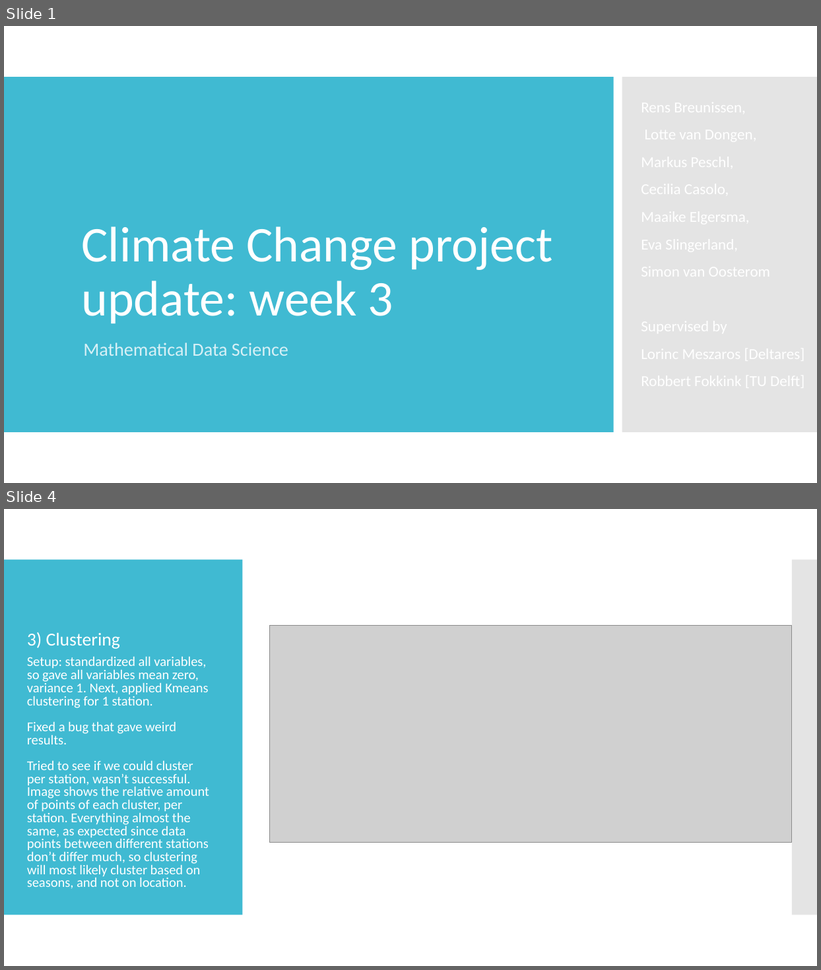
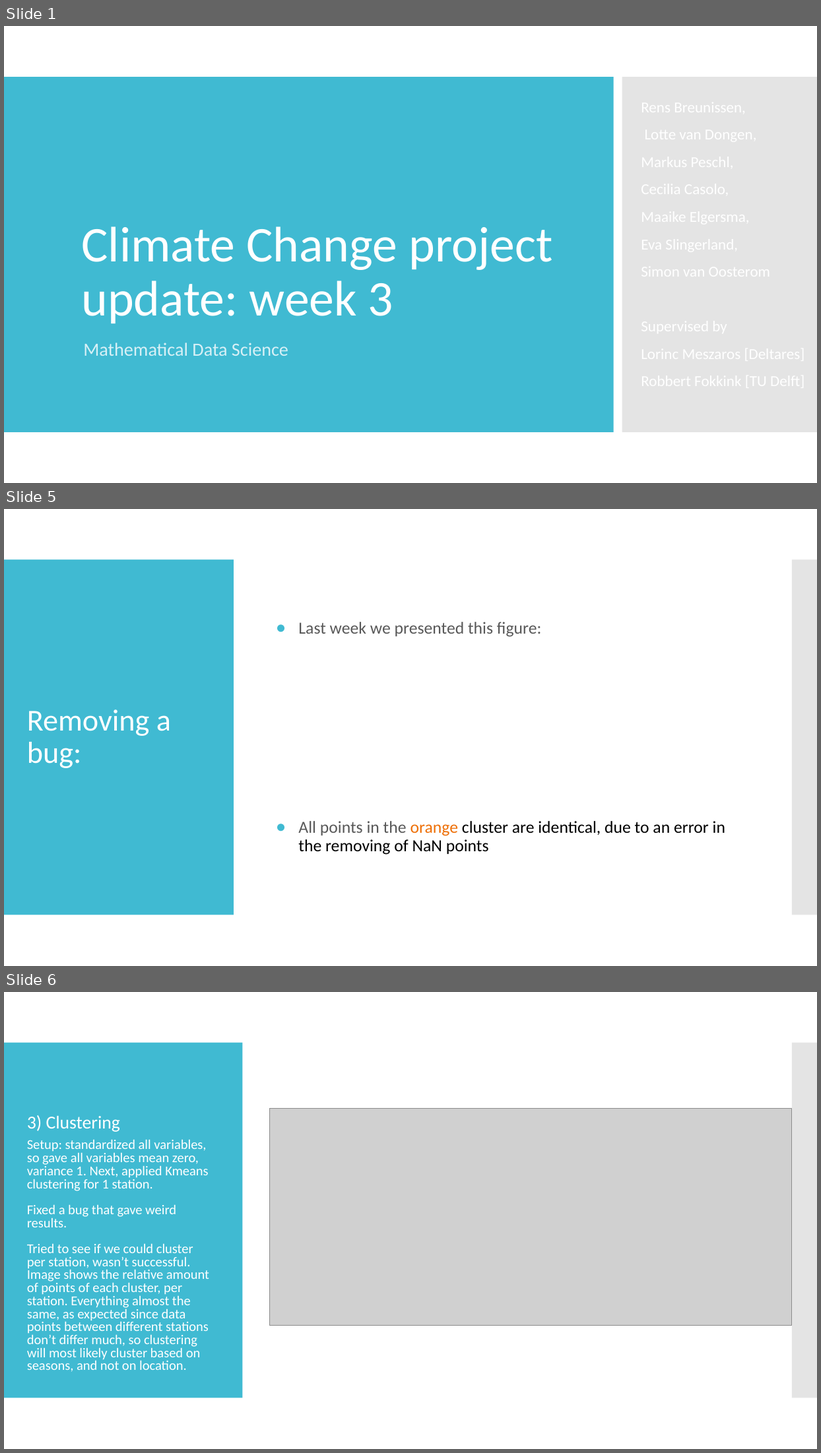
Before and after one commit to Deltares-Climate-Change/Deltares-Climate-Change, a slide deck: Presentations/Climate Change project update week 3.pptx. Shown one above the other, each under a label of ours: slides 1 and 4 before the commit, slides 1, 5 and 6 after it; the slides between them are not shown. The pictures are 821x970 and 821x1453 pixels, drawn with LibreOffice and Linux fonts; fonts in the diff are those of the drawing; grey boxes stand for pictures. Boxes give left, top, right and bottom in pixels: in the first picture for what was removed or moved away, otherwise in the second. Text is boxed around its words. In the diff, an @@ line names an element or a change of style, - is before the commit and + after.

```diff
--- a/Presentations/Climate Change project update week 3.pptx
+++ b/Presentations/Climate Change project update week 3.pptx
@@ slide 5 added at (x1=4, y1=509, x2=817, y2=966), background #FFFFFF; not listed: 2 template elements that a slide beside it also shows @@
@@ text added at (x1=298, y1=622, x2=725, y2=855), 20 pt, text #000000 @@
+● Last week we presented this figure:
+● All points in the orange cluster are identical, due to an error in the removing of NaN points
@@ title added at (x1=27, y1=710, x2=171, y2=768), 36 pt, text #FFFFFF @@
+Removing a bug:
@@ what was slide 4 is now slide 6 @@
```
Also in this commit, not shown: 2 slides changed, 1 other slide added.
